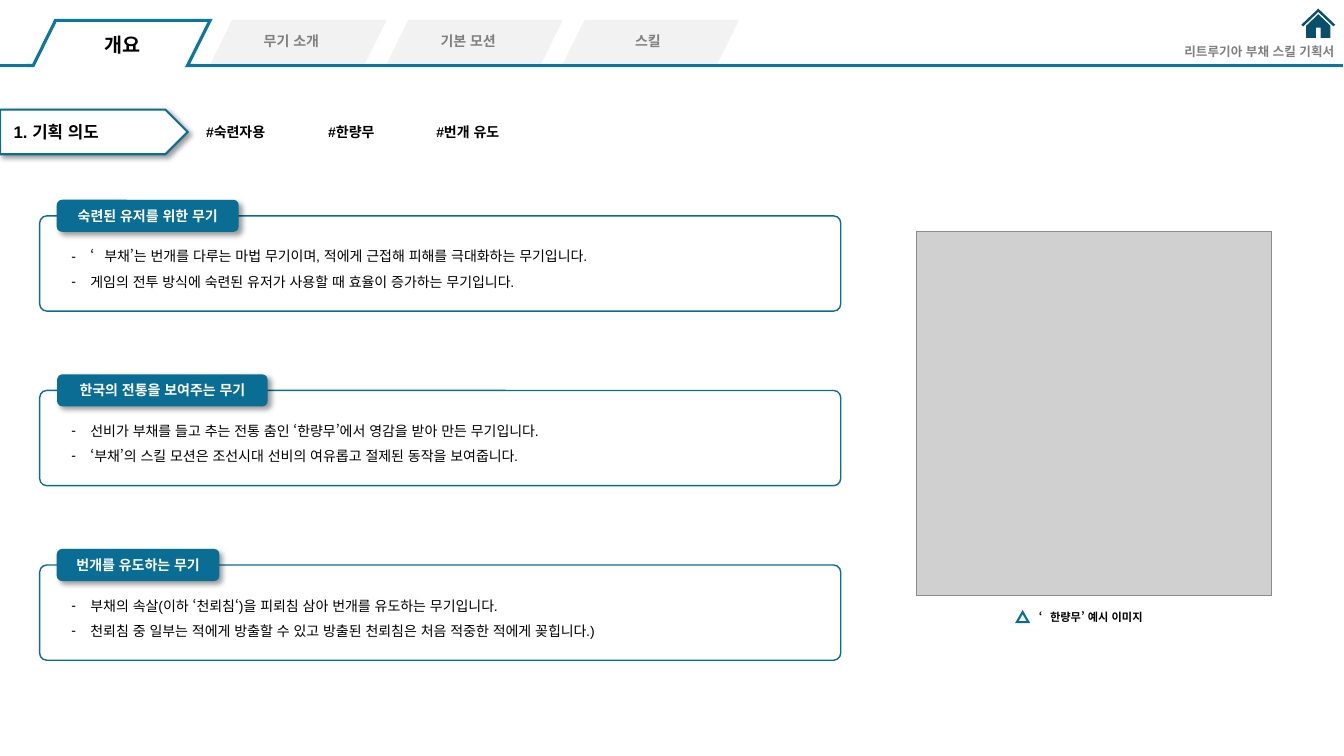
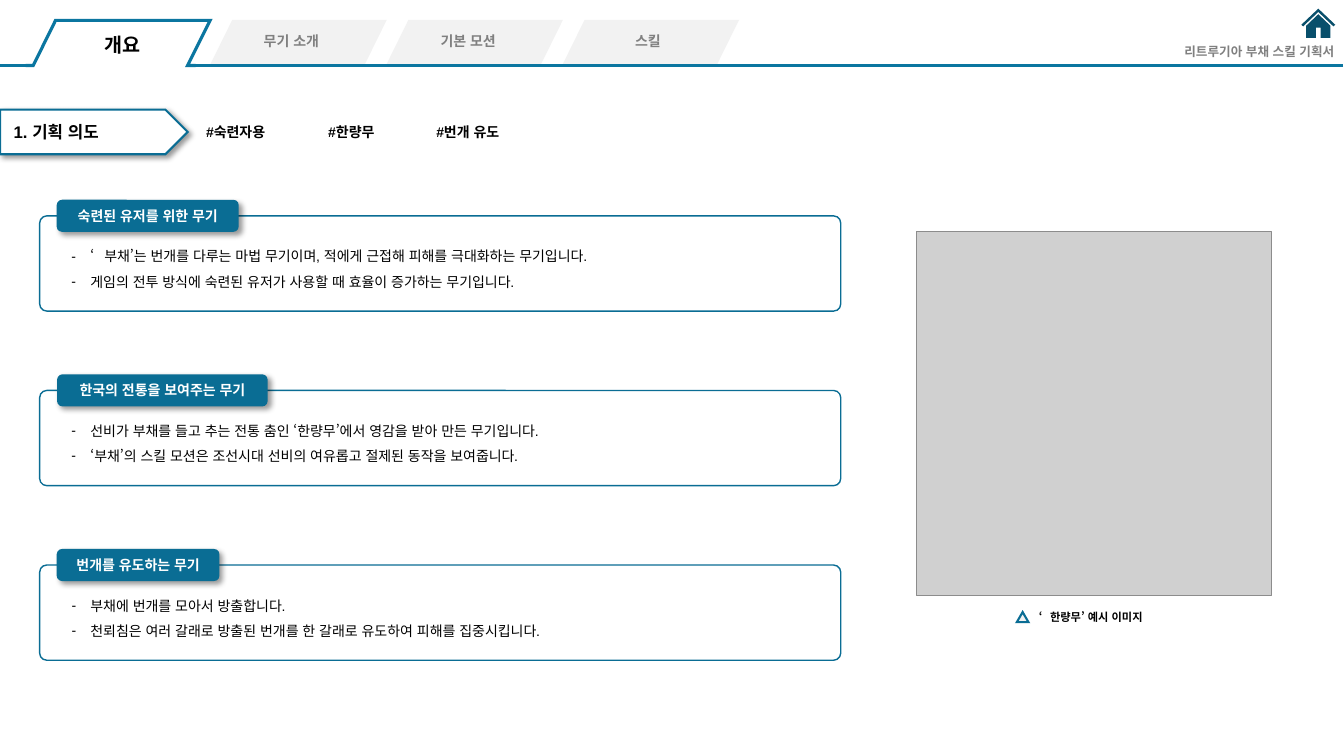
Before and after one commit to hjs0913/GameDesign, a slide deck: slide 3 of 액션&경영 RPG/스킬/리트루기아_부채스킬기획.pptx. Drawn at 1344x756 pixels with LibreOffice and Linux fonts; fonts in the diff are those of the drawing; grey boxes stand for pictures. Boxes give left, top, right and bottom in pixels: in the first picture for what was removed or moved away, otherwise in the second. Text is boxed around its words. In the diff, an @@ line names an element or a change of style, - is before the commit and + after.

Commit message:
부채 아이디어정리

```diff
--- a/액션&경영 RPG/스킬/리트루기아_부채스킬기획.pptx
+++ b/액션&경영 RPG/스킬/리트루기아_부채스킬기획.pptx
@@ text at bbox=[90, 599, 540, 637]: text changed @@
-– 부채의 속살(이하 ‘천뢰침‘)을 피뢰침 삼아 번개를 유도하는 무기입니다.
-– 천뢰침 중 일부는 적에게 방출할 수 있고 방출된 천뢰침은 처음 적중한 적에게 꽂힙니다.)
+– 부채에 번개를 모아서 방출합니다.
+– 천뢰침은 여러 갈래로 방출된 번개를 한 갈래로 유도하여 피해를 집중시킵니다.
```
Also in this commit, not shown: 2 other slides changed, 2 other files.
